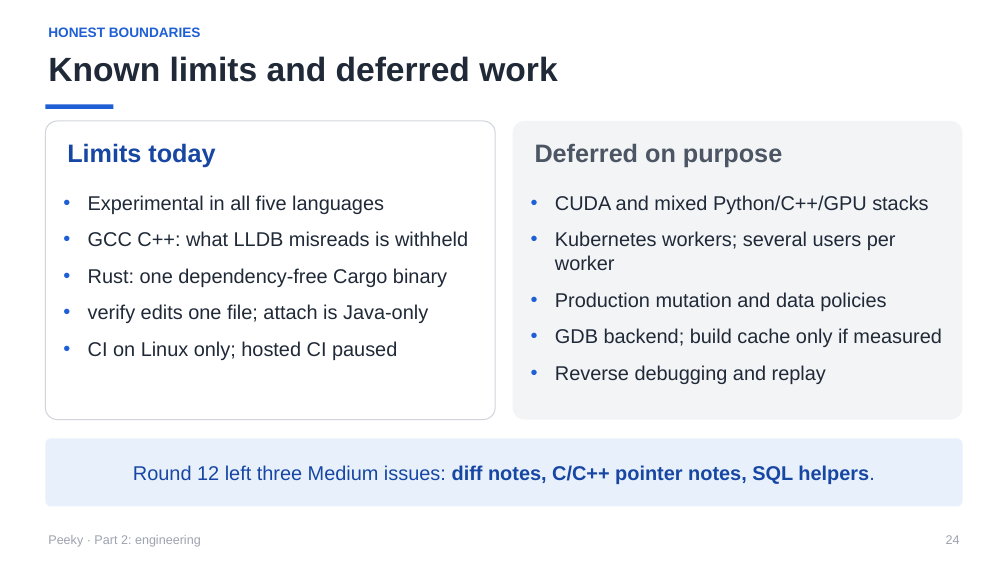
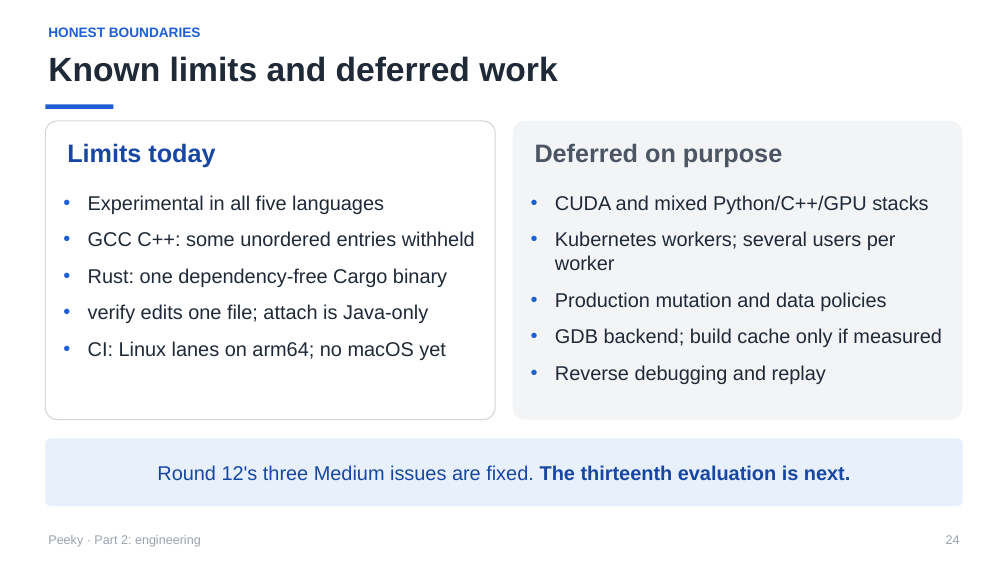
Before and after one commit to sushantmane/peeky, a slide deck: slide 24 of docs/presentation/Peeky.pptx. Drawn at 1008x567 pixels with LibreOffice and Linux fonts; fonts in the diff are those of the drawing. Boxes give left, top, right and bottom in pixels: in the first picture for what was removed or moved away, otherwise in the second. Text is boxed around its words. In the diff, an @@ line names an element or a change of style, - is before the commit and + after.

```diff
--- a/docs/presentation/Peeky.pptx
+++ b/docs/presentation/Peeky.pptx
@@ text at (x1=88, y1=231, x2=475, y2=247): text changed @@
-• GCC C++: what LLDB misreads is withheld
+• GCC C++: some unordered entries withheld
@@ text at (x1=88, y1=341, x2=446, y2=360): text changed @@
-• CI on Linux only; hosted CI paused
+• CI: Linux lanes on arm64; no macOS yet
@@ text in rounded rectangle at (x1=157, y1=465, x2=850, y2=480): text changed; bold off @@
-Round 12 left three Medium issues: diff notes, C/C++ pointer notes, SQL helpers.
+Round 12's three Medium issues are fixed. The thirteenth evaluation is next.
```
Also in this commit, not shown: 7 other slides changed, 1 other file.
